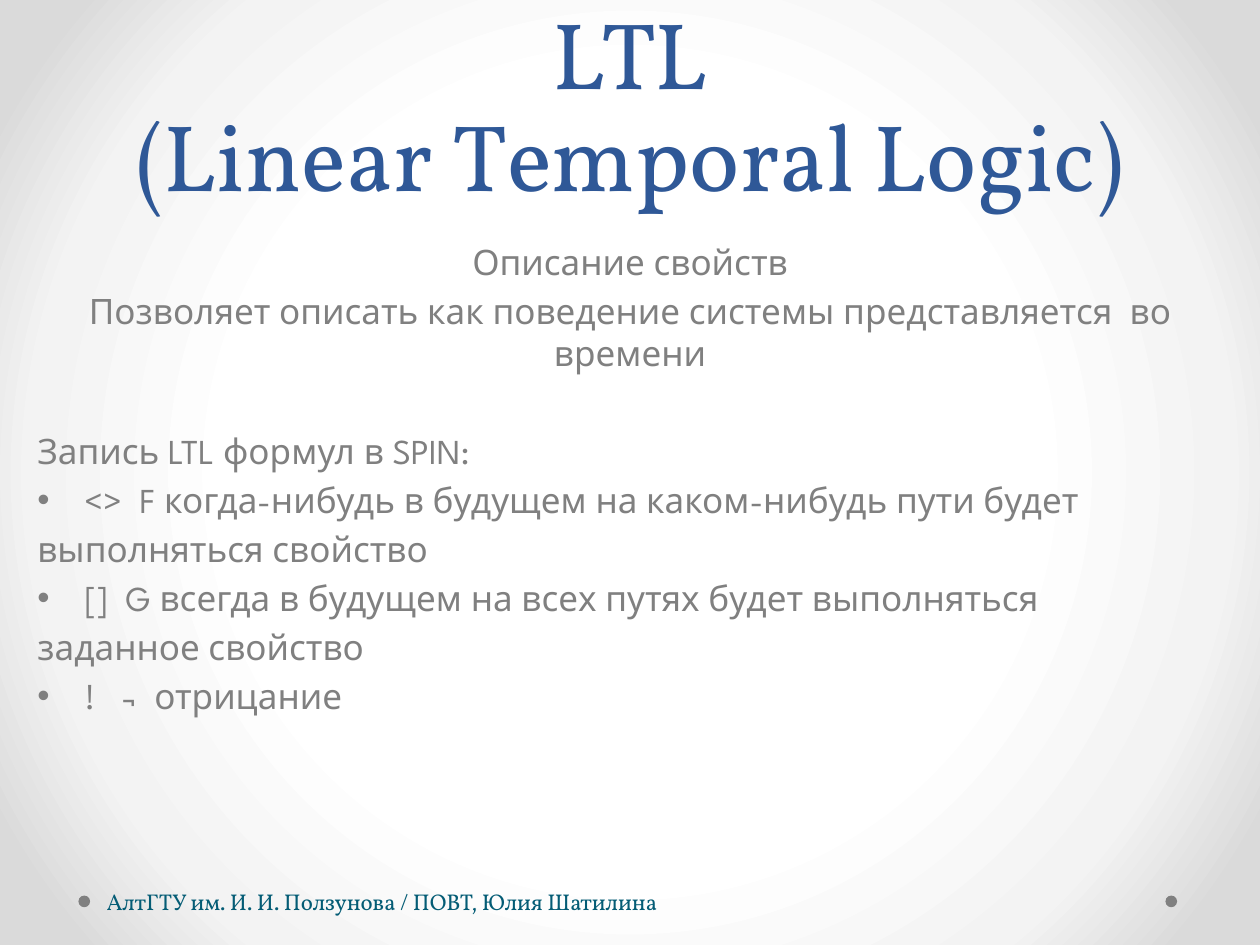
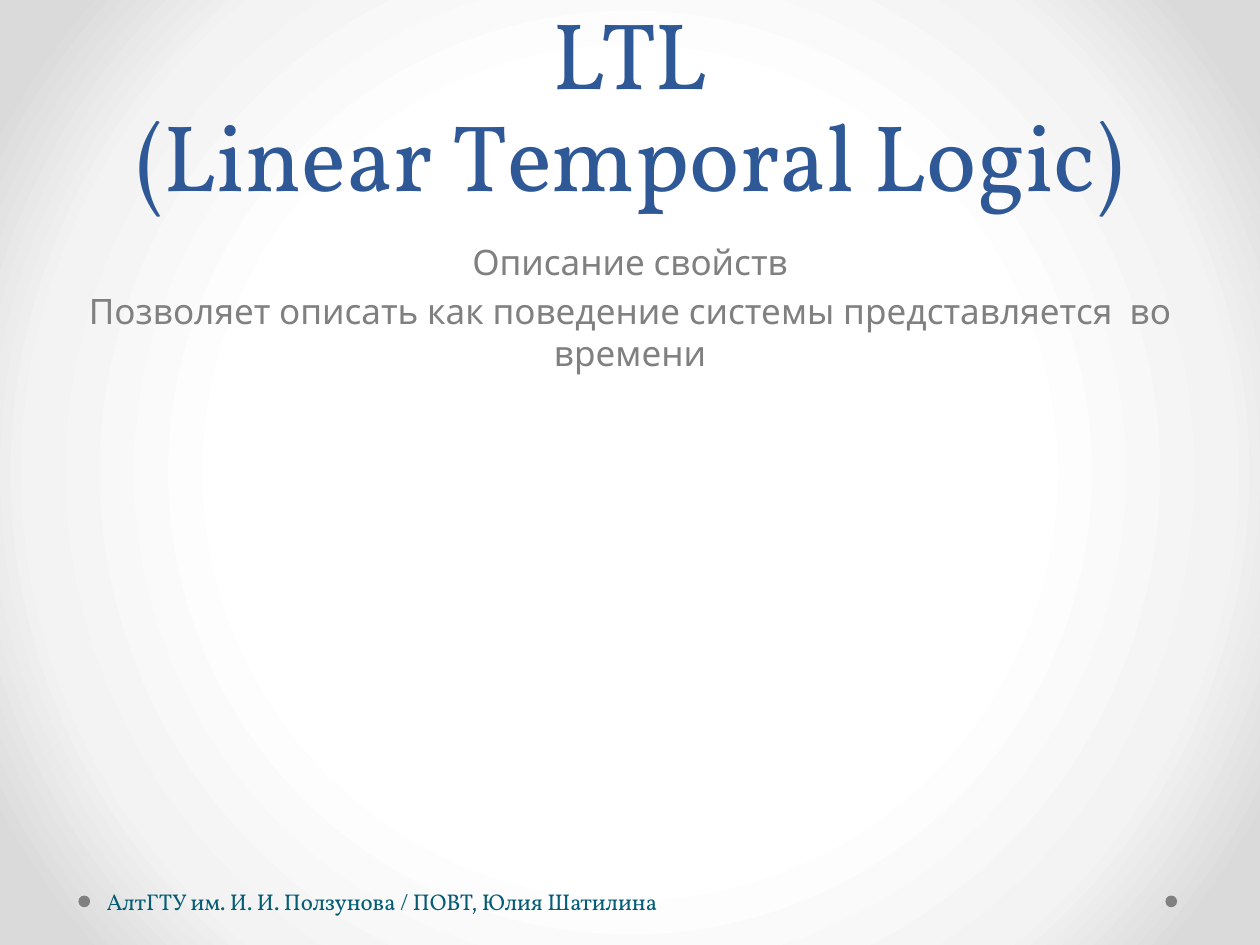
Before and after one commit to hisohito/proto-doc, a slide deck: slide 12 of shatilina.pptx (slide 13 before the commit). Drawn at 1260x945 pixels with LibreOffice and Linux fonts; fonts in the diff are those of the drawing. Boxes give left, top, right and bottom in pixels: in the first picture for what was removed or moved away, otherwise in the second. Text is boxed around its words. In the diff, an @@ line names an element or a change of style, - is before the commit and + after.

```diff
--- a/shatilina.pptx
+++ b/shatilina.pptx
@@ text at (37, 437, 1078, 718): paragraphs removed @@
-Запись LTL формул в SPIN:
-• <> F когда-нибудь в будущем на каком-нибудь пути будет
-выполняться свойство
-• [] G всегда в будущем на всех путях будет выполняться
-заданное свойство
-• ! ¬ отрицание
```
Also in this commit, not shown: 5 other slides changed, 4 slides added, 1 slide removed, 3 other files.
